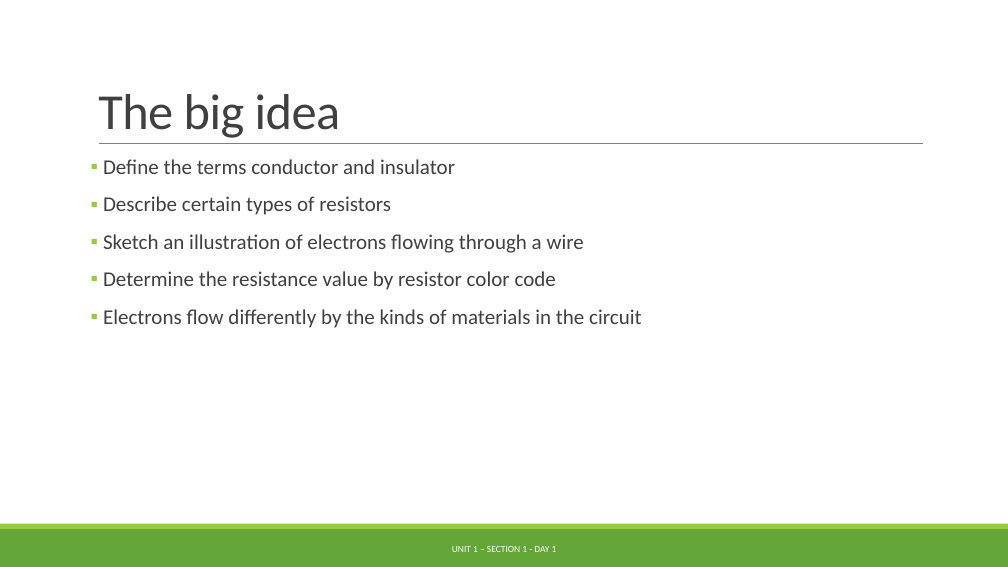
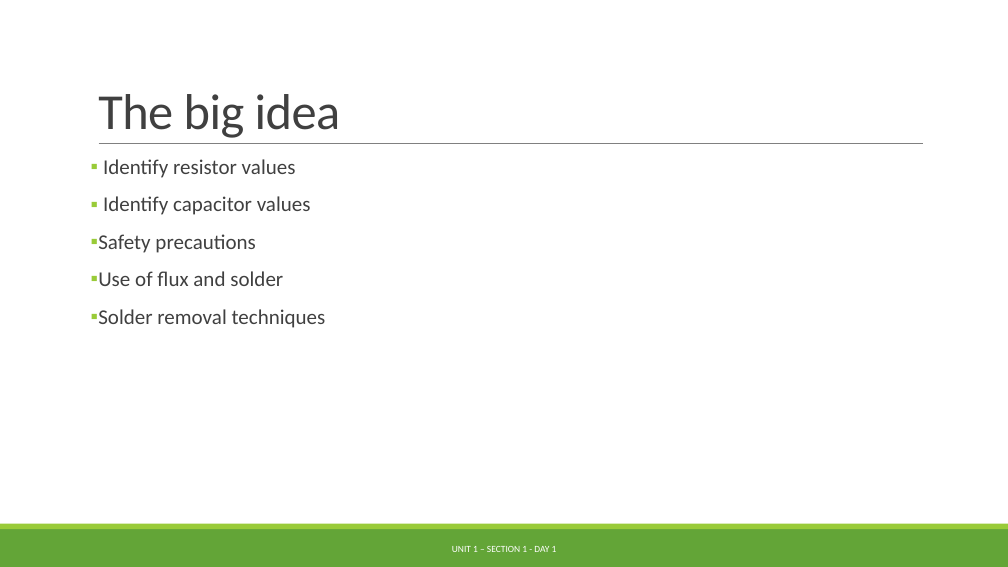
Before and after one commit to nickvertucci/Technology-Education-Curriculum, a slide deck: slide 4 of High School/Modern Electricity and Electronics/Unit 2 - Electrical Circuits and Devices/Section 3 - Introduction to Soldering/Assets/Unit 2 - Section 3 - Introduction to soldering.pptx. Drawn at 1008x567 pixels with LibreOffice and Linux fonts; fonts in the diff are those of the drawing. Boxes give left, top, right and bottom in pixels: in the first picture for what was removed or moved away, otherwise in the second. Text is boxed around its words. In the diff, an @@ line names an element or a change of style, - is before the commit and + after.

```diff
--- a/High School/Modern Electricity and Electronics/Unit 2 - Electrical Circuits and Devices/Section 3 - Introduction to Soldering/Assets/Unit 2 - Section 3 - Introduction to soldering.pptx
+++ b/High School/Modern Electricity and Electronics/Unit 2 - Electrical Circuits and Devices/Section 3 - Introduction to Soldering/Assets/Unit 2 - Section 3 - Introduction to soldering.pptx
@@ text at <box>98,159,326,328</box>: text changed @@
-▪ Define the terms conductor and insulator
-▪ Describe certain types of resistors
-▪ Sketch an illustration of electrons flowing through a wire
-▪ Determine the resistance value by resistor color code
-▪ Electrons flow differently by the kinds of materials in the circuit
+▪ Identify resistor values
+▪ Identify capacitor values
+▪ Safety precautions
+▪ Use of flux and solder
+▪ Solder removal techniques
```
Also in this commit, not shown: 2 other slides changed, 1 slide added, 3 slides removed.
